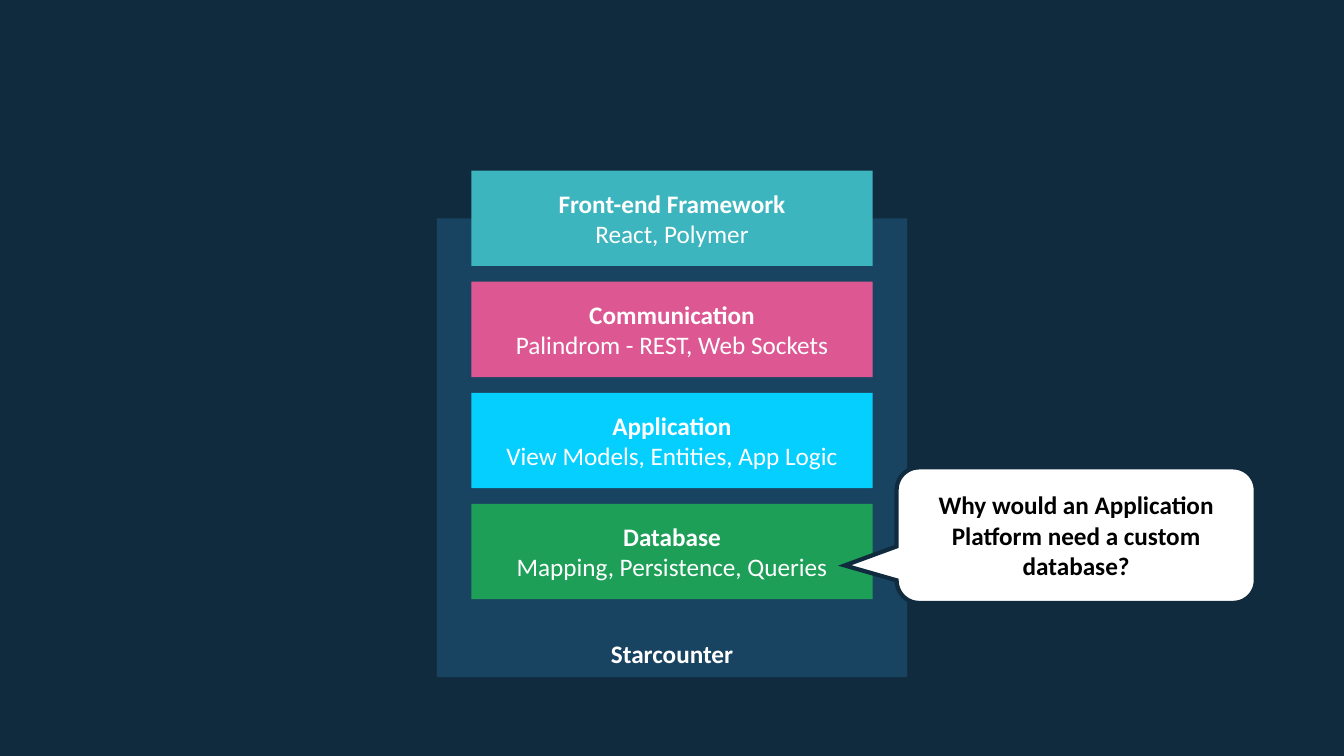
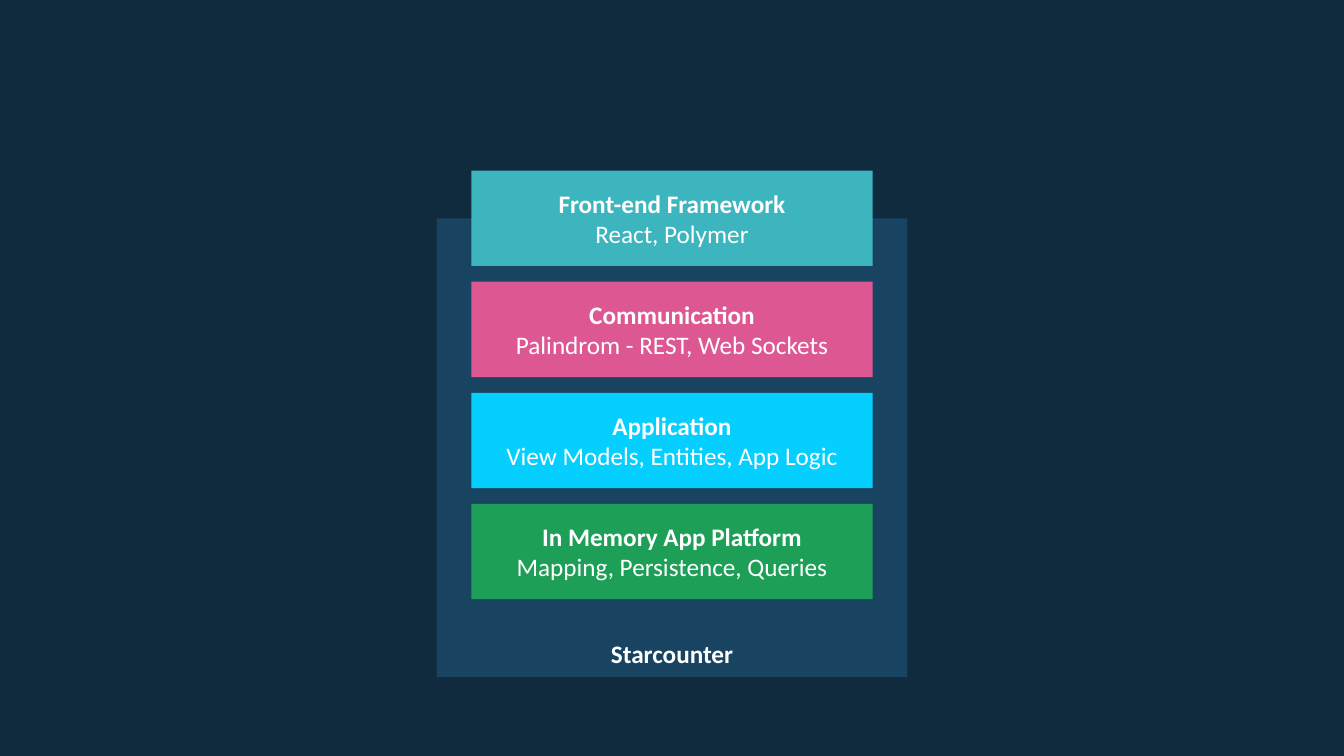
Before and after one commit to rogeralsing/Presentations, a slide deck: slide 6 of Starcounter/usa.pptx (slide 5 before the commit). Drawn at 1344x756 pixels with LibreOffice and Linux fonts; fonts in the diff are those of the drawing. Boxes give left, top, right and bottom in pixels: in the first picture for what was removed or moved away, otherwise in the second. Text is boxed around its words. In the diff, an @@ line names an element or a change of style, - is before the commit and + after.

```diff
--- a/Starcounter/usa.pptx
+++ b/Starcounter/usa.pptx
@@ rounded speech box removed at [896,468,1255,604] @@
-Why would an Application Platform need a custom database?
@@ text in rounded rectangle at [517,528,827,581]: text changed @@
-Database
-Mapping, Persistence, Queries
+In Memory App Platform
+Mapping, Persistence, Queries
```
Also in this commit, not shown: 1 other slide changed, 6 slides added, 1 slide removed.
